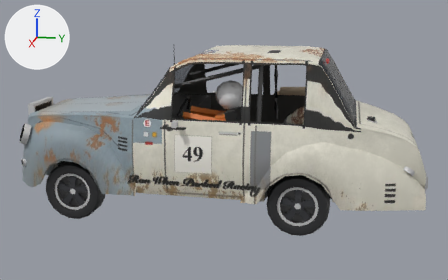
What one commit did to the glTF model public/cars/field/models/49.glb.
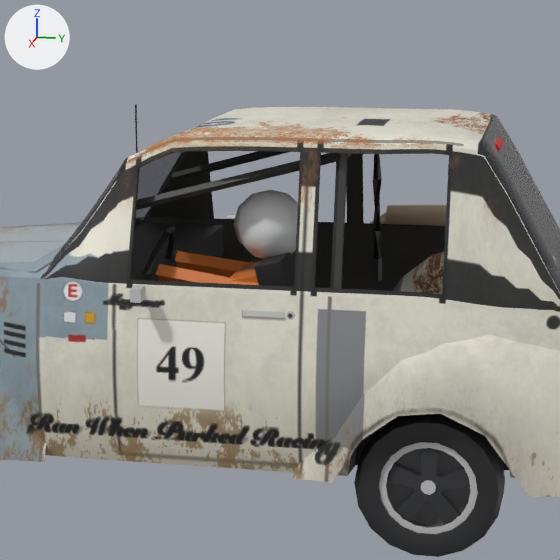
Old and new are each drawn whole from a 50 mm camera at (5.96, 1.45, 2.16) aimed at (0.02, 0.26, 0.68) and again close up on the part from 26% to 79% of the width and 0% to 85% of the height. Arrows for +X, +Y and +Z are at upper left; the lights stay in place. The last two pictures show the newer version. Vertices at exactly the same position are counted once.

Script lines for the objects in view, before the commit:
```python
me_body_mesh = bpy.data.meshes.new('body_mesh')
me_body_mesh.from_pydata(...)  # 4590 vertices, 8008 faces; spans x -0.88..0.86, y -1.75..2.22, z 0.18..1.65
# faces by material slot: [7272, 144, 592]
me_body_mesh.materials.append(mat_car49_livery)  # picture img_49_livery
me_body_mesh.materials.append(mat_car49_glass)  # dark blue #232c33
me_body_mesh.materials.append(mat_car49_chrome0)  # picture img_49_livery
me_wheel_rl_mesh = bpy.data.meshes.new('wheel_rl_mesh')
me_wheel_rl_mesh.from_pydata(...)  # 362 vertices, 492 faces; spans x -0.1..0.1, y -0.28..0.28, z -0.276..0.276
# faces by material slot: [412, 80]
me_wheel_rl_mesh.materials.append(mat_car49_livery)  # picture img_49_livery
me_wheel_rl_mesh.materials.append(mat_car49_chrome0)  # picture img_49_livery
ob_body = bpy.data.objects.new('body', me_body_mesh)
ob_body.location = (0.0, 0.0, 0.0)
ob_wheel_rl = bpy.data.objects.new('wheel_rl', me_wheel_rl_mesh)
ob_wheel_rl.location = (0.64, 1.067, 0.28)
```
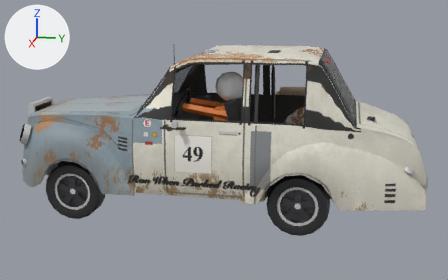
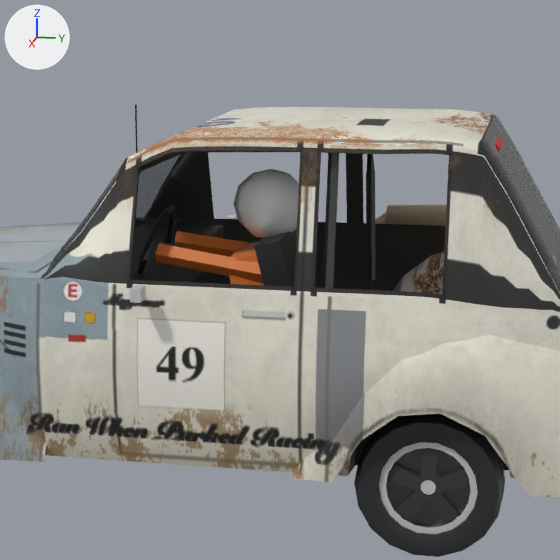
Location of each change, (x1, y1, x2, y2) in pixels of the close-ups (560 x 560 px; the box of a moved part takes in the faces that stretch with it):
part 1 of me_body_mesh, added
    after: (254, 229, 318, 288)
part 2 of me_body_mesh, moved or reshaped
    before: (230, 261, 260, 283)
    after: (229, 242, 264, 285)
part 3 of me_body_mesh, added
    after: (175, 231, 253, 257)
part 4 of me_body_mesh, moved or reshaped
    before: (234, 190, 298, 258)
    after: (233, 169, 299, 238)
part 5 of me_body_mesh, moved or reshaped
    before: (136, 151, 382, 289)
    after: (137, 151, 375, 288)
part 6 of me_body_mesh, surface changed
    after: (141, 152, 261, 283)

Patch to the scene script:
```diff
--- a/public/cars/field/models/49.glb.py
+++ b/public/cars/field/models/49.glb.py
@@ me_body_mesh @@
 # used by ob_body; location = (0.0, 0.0, 0.0)
-me_body_mesh.from_pydata(...)  # 4590 vertices, 8008 faces; spans x -0.88..0.86, y -1.75..2.22, z 0.18..1.65
+me_body_mesh.from_pydata(...)  # 4575 vertices, 7978 faces; spans x -0.88..0.86, y -1.75..2.22, z 0.18..1.65
+# me_body_mesh part 1: the loose piece of 8 vertices spanning x 0.08..0.58, y 0.37..0.63, z 0.45..1.09 is copied, and the copy is moved by (0.0, 0.0, 0.08); it spans x 0.08..0.58, y 0.37..0.63, z 0.53..1.17
+# me_body_mesh part 2: the loose piece of 8 vertices spanning x 0.15..0.51, y 0.25..0.55, z 0.47..1.03 is moved by (0.0, 0.0, 0.08)
+# me_body_mesh part 3: the loose piece of 10 vertices spanning x 0.13..0.23, y -0.03..0.41, z 0.91..1.05 is copied, and the copy is moved by (0.0, 0.0, 0.08); it spans x 0.13..0.23, y -0.03..0.41, z 0.99..1.13
+# me_body_mesh part 4: the loose piece of 42 vertices spanning x 0.2..0.46, y 0.24..0.54, z 1.05..1.33 is moved by (0.0, 0.0, 0.08)
+# me_body_mesh part 5
+# 100 vertices are removed from x -0.62..0.71, y -0.22..0.72, z 0.45..1.52
+# 281 faces are deleted
+# 61 vertices move from x -0.71..0.71, y -0.22..0.72, z 0.45..1.52 to x -0.71..0.71, y -0.23..0.69, z 0.77..1.54
+# 67 vertices are added at x -0.56..0.68, y -0.21..0.69, z 0.77..1.55
+# 223 new faces join them, mat_car49_livery (picture img_49_livery)
+# me_body_mesh part 6: 18 kept faces spanning x -0.52..0.51, y -0.23..0.4, z 0.9..1.4 get new texture (UV) coordinates
+# other edits to the shape of me_body_mesh do not show in these pictures
 me_body_mesh.materials.append(mat_car49_livery)
```
